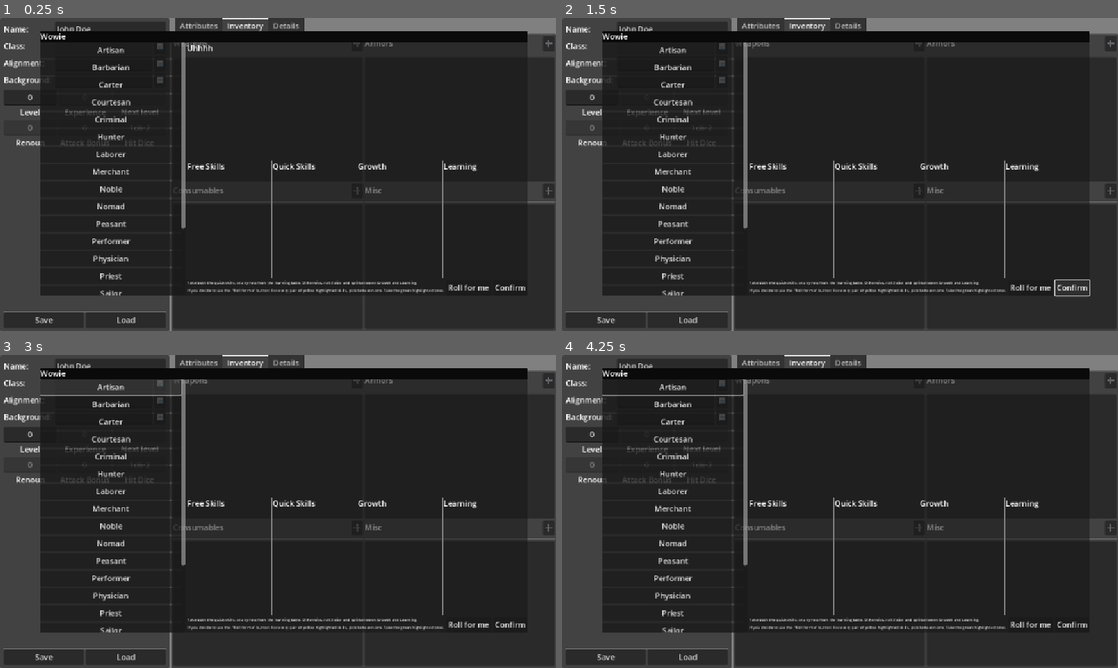
Above: before the commit, frames 1-4 (two rows, left to right).
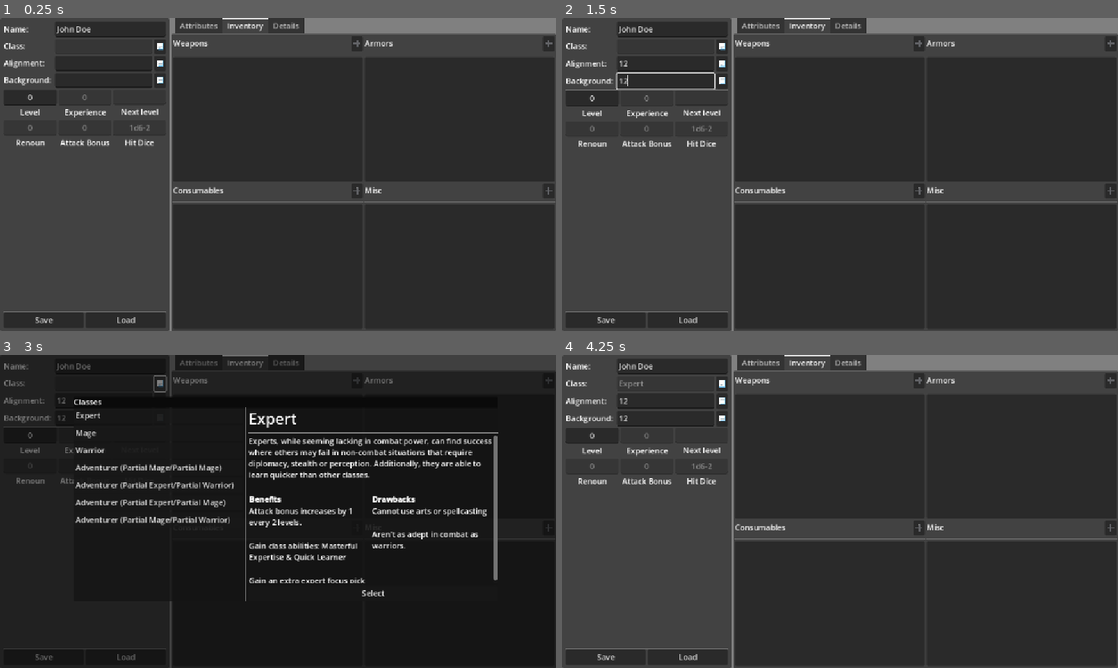
Above: after the commit, the same moments.

Repository: PixelTheKermit/Worlds-Without-Number-Character-Sheet-Creator
Game: Godot game, scene res://CharacterCreator.tscn
The game is run twice, just before and just after one commit, with the same random seed, the same clock (stepped at 60 frames per second) and the same inputs.
Inputs (mouse positions are in pixels of both pictures, inside the frame that each line leads up to):
- Up to frame 1 (0.25 s): no input
- Up to frame 2 (1.5 s): click (667, 61) at 0.52 s; type "12" at 0.6 s; click (667, 80) at 0.75 s; type "12" at 0.83 s; click (1073, 287) at 1.25 s, where only the run before the commit has a clickable "Confirm"
- Up to frame 3 (3 s): click (511, 624) at 2 s, where only the run before the commit has a clickable "Confirm"; click "📃" at 2.75 s
- Up to frame 4 (4.25 s): click (934, 592) at 3.5 s, where only the run after the commit has a clickable "Select"

The runs differ from the first frame. In frame 1, 19% of the frame differs, in the area x 7-95%, y 4-89%; in frame 2, 19%; in frame 3, 23%, in the area x 0-100%, y 0-100%; in frame 4, 19%.

Commit message:
Background Select Finished

Diff:
--- a/BackgroundSelect.gd
+++ b/BackgroundSelect.gd
@@ -2,8 +2,54 @@
 
 var _backgrounds = preload("res://Jsons/Backgrounds.json")
 
+@onready var _root = $"../.."
+
 @onready var _selectContainer = $VBoxContainer/Container/HBoxContainer/ScrollContainer/VBoxContainer
+@onready var _name = $VBoxContainer/Container/HBoxContainer/VBoxContainer2/Label
 @onready var _bgDetails = $VBoxContainer/Container/HBoxContainer/VBoxContainer2/RichTextLabel
+@onready var _freeSkills = $VBoxContainer/Container/HBoxContainer/VBoxContainer2/HBoxContainer/VBoxContainer/ScrollContainer/VBoxContainer
+@onready var _quickSkills = $VBoxContainer/Container/HBoxContainer/VBoxContainer2/HBoxContainer/VBoxContainer2/ScrollContainer/VBoxContainer
+@onready var _growth = $VBoxContainer/Container/HBoxContainer/VBoxContainer2/HBoxContainer/VBoxContainer3/ScrollContainer/VBoxContainer
+@onready var _learning = $VBoxContainer/Container/HBoxContainer/VBoxContainer2/HBoxContainer/VBoxContainer4/ScrollContainer/VBoxContainer
+
+var _choicesGrowth = []
+var _choicesLearning = []
+
+var _selected = ""
+
+func flipToBackground(background: Dictionary):
+	_bgDetails.text = background.desc
+	_name.text = background.name
+	_selected = background.name
+
+	for i in (_freeSkills.get_children() + _quickSkills.get_children()
+	+ _growth.get_children() + _learning.get_children()):
+		i.queue_free()
+
+	_choicesGrowth = []
+	_choicesLearning = []
+
+	for i in background.freeSkills:
+		var label = Label.new()
+		label.text = i
+		_freeSkills.add_child(label)
+
+	for i in background.quickSkills:
+		var label = Label.new()
+		label.text = i
+		_quickSkills.add_child(label)
+
+	for i in background.growth:
+		var label = Label.new()
+		label.text = i
+		_growth.add_child(label)
+		_choicesGrowth.append(label)
+
+	for i in background.learning:
+		var label = Label.new()
+		label.text = i
+		_learning.add_child(label)
+		_choicesLearning.append(label)
 
 func _ready() -> void:
 	for background in _backgrounds.data:
@@ -11,8 +57,42 @@
 		butt.text = background.name
 
 		butt.pressed.connect(func():
-			_bgDetails.text = background.desc
-
+			flipToBackground(background)
 		)
 
 		_selectContainer.add_child(butt)
+
+	flipToBackground(_backgrounds.data[0])
+
+func _on_roll_pressed() -> void:
+	for i in _choicesGrowth + _choicesLearning:
+		i.self_modulate = Color.WHITE
+
+	var leSize = max(_choicesGrowth.size(), _choicesLearning.size()) - 1
+	# Just... pray this doesn't fail.
+	var used = {}
+	for _i in range(3):
+		if used.size() > leSize:
+			break
+
+		var i = _root.RNG.randi_range(0, leSize)
+		# Possibly can get 'infinite' iteration. However I don't think
+		# such a case will ever happen and it doesn't really matter
+		# much for performance.
+		while i in used:
+			i = _root.RNG.randi_range(0, leSize)
+		used[i] = true
+		if i < _choicesGrowth.size():
+			if i < _choicesLearning.size():
+				_choicesGrowth[i].self_modulate = Color.YELLOW
+				_choicesLearning[i].self_modulate = Color.YELLOW
+			else:
+				_choicesGrowth[i].self_modulate = Color.GREEN
+		elif i < _choicesLearning.size():
+			_choicesLearning[i].self_modulate = Color.GREEN
+
+
+func _on_button_pressed() -> void:
+	hide()
+	_root.Data.background = _selected
+	_root.UpdateBackground()
--- a/CharacterCreator.tscn
+++ b/CharacterCreator.tscn
@@ -20,6 +20,9 @@
 font_size = 32
 shadow_size = 4
 shadow_color = Color(0, 0, 0, 0.501961)
+
+[sub_resource type="LabelSettings" id="LabelSettings_7jp8n"]
+font_size = 32
 
 [sub_resource type="LabelSettings" id="LabelSettings_jnasw"]
 font_size = 8
@@ -786,6 +789,7 @@
 Evil"
 
 [node name="BackgroundSelect" parent="Panel" instance=ExtResource("4_lg66x")]
+visible = false
 offset_left = 106.0
 offset_top = 27.0
 offset_right = 1068.0
@@ -813,6 +817,11 @@
 size_flags_horizontal = 3
 theme_override_constants/separation = 0
 
+[node name="Label" type="Label" parent="Panel/BackgroundSelect/VBoxContainer/Container/HBoxContainer/VBoxContainer2"]
+layout_mode = 2
+text = "Hello?"
+label_settings = SubResource("LabelSettings_7jp8n")
+
 [node name="RichTextLabel" type="RichTextLabel" parent="Panel/BackgroundSelect/VBoxContainer/Container/HBoxContainer/VBoxContainer2"]
 layout_mode = 2
 size_flags_vertical = 3
@@ -838,6 +847,13 @@
 [node name="HSeparator" type="HSeparator" parent="Panel/BackgroundSelect/VBoxContainer/Container/HBoxContainer/VBoxContainer2/HBoxContainer/VBoxContainer"]
 layout_mode = 2
 
+[node name="ScrollContainer" type="ScrollContainer" parent="Panel/BackgroundSelect/VBoxContainer/Container/HBoxContainer/VBoxContainer2/HBoxContainer/VBoxContainer"]
+layout_mode = 2
+size_flags_vertical = 3
+
+[node name="VBoxContainer" type="VBoxContainer" parent="Panel/BackgroundSelect/VBoxContainer/Container/HBoxContainer/VBoxContainer2/HBoxContainer/VBoxContainer/ScrollContainer"]
+layout_mode = 2
+
 [node name="VSeparator" type="VSeparator" parent="Panel/BackgroundSelect/VBoxContainer/Container/HBoxContainer/VBoxContainer2/HBoxContainer"]
 layout_mode = 2
 
@@ -852,6 +868,13 @@
 [node name="HSeparator" type="HSeparator" parent="Panel/BackgroundSelect/VBoxContainer/Container/HBoxContainer/VBoxContainer2/HBoxContainer/VBoxContainer2"]
 layout_mode = 2
 
+[node name="ScrollContainer" type="ScrollContainer" parent="Panel/BackgroundSelect/VBoxContainer/Container/HBoxContainer/VBoxContainer2/HBoxContainer/VBoxContainer2"]
+layout_mode = 2
+size_flags_vertical = 3
+
+[node name="VBoxContainer" type="VBoxContainer" parent="Panel/BackgroundSelect/VBoxContainer/Container/HBoxContainer/VBoxContainer2/HBoxContainer/VBoxContainer2/ScrollContainer"]
+layout_mode = 2
+
 [node name="VSeparator2" type="VSeparator" parent="Panel/BackgroundSelect/VBoxContainer/Container/HBoxContainer/VBoxContainer2/HBoxContainer"]
 layout_mode = 2
 
@@ -866,6 +889,13 @@
 [node name="HSeparator" type="HSeparator" parent="Panel/BackgroundSelect/VBoxContainer/Container/HBoxContainer/VBoxContainer2/HBoxContainer/VBoxContainer3"]
 layout_mode = 2
 
+[node name="ScrollContainer" type="ScrollContainer" parent="Panel/BackgroundSelect/VBoxContainer/Container/HBoxContainer/VBoxContainer2/HBoxContainer/VBoxContainer3"]
+layout_mode = 2
+size_flags_vertical = 3
+
+[node name="VBoxContainer" type="VBoxContainer" parent="Panel/BackgroundSelect/VBoxContainer/Container/HBoxContainer/VBoxContainer2/HBoxContainer/VBoxContainer3/ScrollContainer"]
+layout_mode = 2
+
 [node name="VSeparator3" type="VSeparator" parent="Panel/BackgroundSelect/VBoxContainer/Container/HBoxContainer/VBoxContainer2/HBoxContainer"]
 layout_mode = 2
 
@@ -878,6 +908,13 @@
 text = "Learning"
 
 [node name="HSeparator" type="HSeparator" parent="Panel/BackgroundSelect/VBoxContainer/Container/HBoxContainer/VBoxContainer2/HBoxContainer/VBoxContainer4"]
+layout_mode = 2
+
+[node name="ScrollContainer" type="ScrollContainer" parent="Panel/BackgroundSelect/VBoxContainer/Container/HBoxContainer/VBoxContainer2/HBoxContainer/VBoxContainer4"]
+layout_mode = 2
+size_flags_vertical = 3
+
+[node name="VBoxContainer" type="VBoxContainer" parent="Panel/BackgroundSelect/VBoxContainer/Container/HBoxContainer/VBoxContainer2/HBoxContainer/VBoxContainer4/ScrollContainer"]
 layout_mode = 2
 
 [node name="HSeparator2" type="HSeparator" parent="Panel/BackgroundSelect/VBoxContainer/Container/HBoxContainer/VBoxContainer2"]
@@ -977,6 +1014,8 @@
 [connection signal="pressed" from="Panel/AllignmentSelect/VBoxContainer/Container/GridContainer/LawfulEvil" to="Panel/AllignmentSelect" method="_on_lawful_evil_pressed"]
 [connection signal="pressed" from="Panel/AllignmentSelect/VBoxContainer/Container/GridContainer/NeutralEvil" to="Panel/AllignmentSelect" method="_on_neutral_evil_pressed"]
 [connection signal="pressed" from="Panel/AllignmentSelect/VBoxContainer/Container/GridContainer/ChaoticEvil" to="Panel/AllignmentSelect" method="_on_chaotic_evil_pressed"]
+[connection signal="pressed" from="Panel/BackgroundSelect/VBoxContainer/Container/HBoxContainer/VBoxContainer2/HBoxContainer2/Button2" to="Panel/BackgroundSelect" method="_on_roll_pressed"]
+[connection signal="pressed" from="Panel/BackgroundSelect/VBoxContainer/Container/HBoxContainer/VBoxContainer2/HBoxContainer2/Button" to="Panel/BackgroundSelect" method="_on_button_pressed"]
 [connection signal="canceled" from="ColorRect/SaveDialog" to="." method="_on_save_dialog_canceled"]
 [connection signal="file_selected" from="ColorRect/SaveDialog" to="." method="_on_save_dialog_file_selected"]
 [connection signal="canceled" from="ColorRect/LoadDialog" to="." method="_on_load_dialog_canceled"]
--- a/Window.tscn
+++ b/Window.tscn
@@ -6,7 +6,7 @@
 corner_radius_top_right = 2
 
 [sub_resource type="StyleBoxFlat" id="StyleBoxFlat_808dq"]
-bg_color = Color(0.0784314, 0.0784314, 0.0784314, 0.501961)
+bg_color = Color(0.0784314, 0.0784314, 0.0784314, 0.752941)
 corner_radius_bottom_right = 2
 corner_radius_bottom_left = 2
 
--- a/character_creator.gd
+++ b/character_creator.gd
@@ -104,6 +104,9 @@
 func _on_allignment_edit_text_changed(new_text: String) -> void:
 	Data.alignment = new_text
 
+func UpdateBackground():
+	_backgroundEdit.text = Data.background
+
 static func ToMod(val: int) -> int:
 	if val <= 3:
 		return -2
@@ -187,6 +190,5 @@
 	_alignSelect.show()
 	Dim()
 
-
 func _on_allignment_edit_focus_exited() -> void:
 	_allignmentEdit.text = Data.alignment
Not shown: 1 places in CharacterCreator.tscn that only renumber resources
